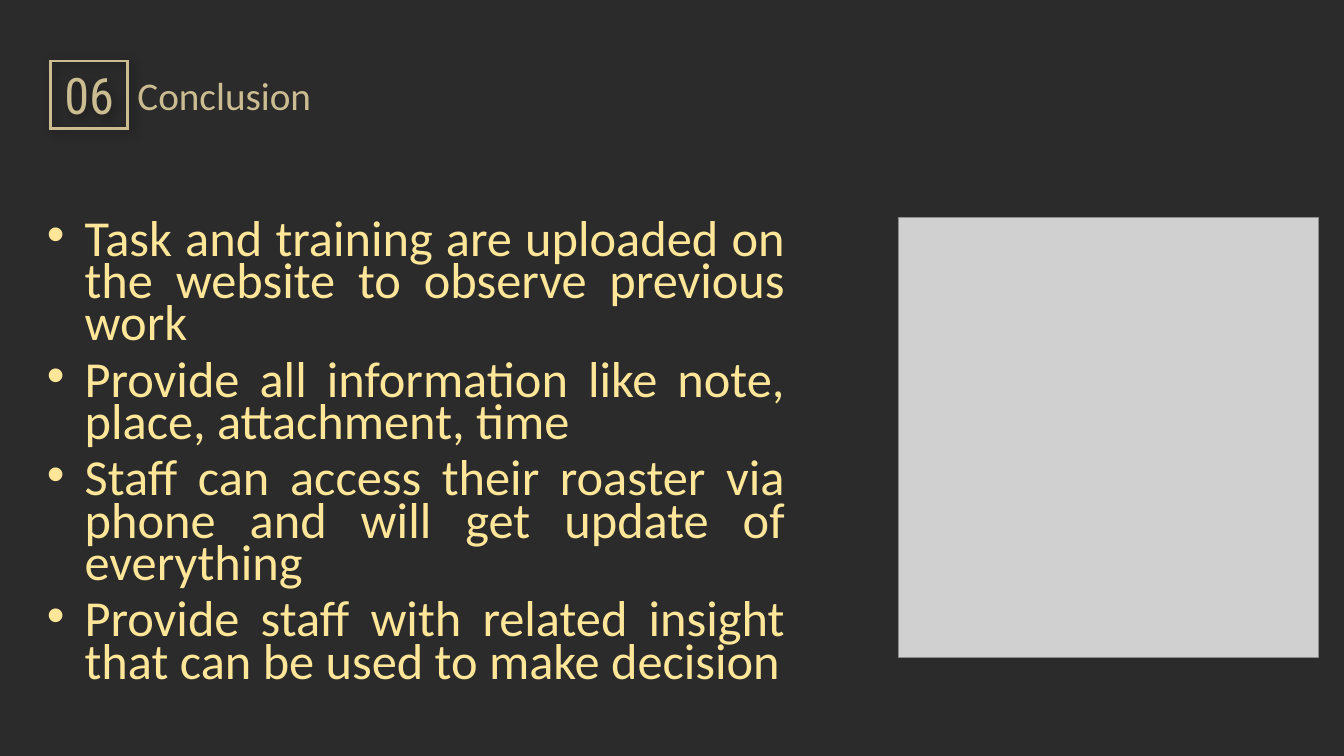
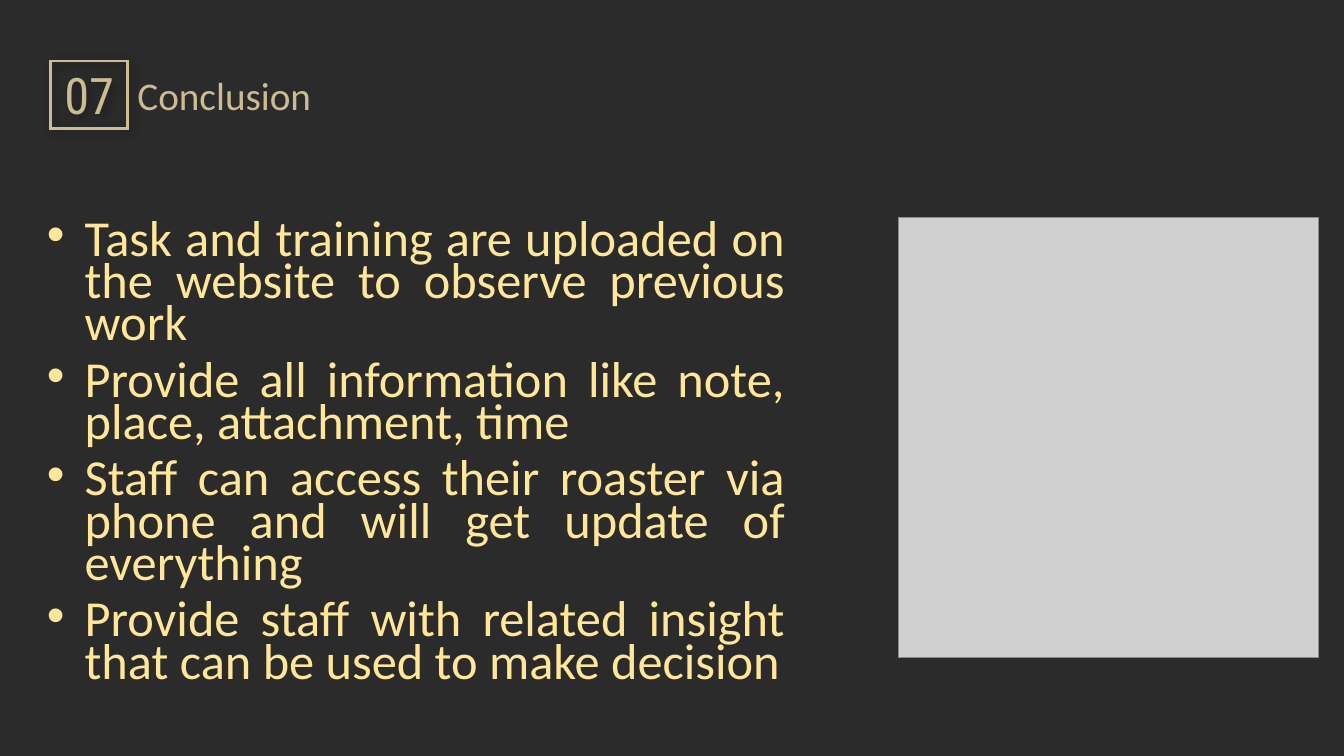
Before and after one commit to Ruixiaoke/Roster-Management-System, a slide deck: slide 12 of document/ppt.pptx (slide 10 before the commit). Drawn at 1344x756 pixels with LibreOffice and Linux fonts; fonts in the diff are those of the drawing; grey boxes stand for pictures; background and template pictures are left out; a plain dark background stands for a picture behind light text. Boxes give left, top, right and bottom in pixels: in the first picture for what was removed or moved away, otherwise in the second. Text is boxed around its words. In the diff, an @@ line names an element or a change of style, - is before the commit and + after.

```diff
--- a/document/ppt.pptx
+++ b/document/ppt.pptx
@@ text in rectangle at [64,77,114,115]: text changed @@
-06
+07
```
Also in this commit, not shown: 3 other slides changed, 2 slides added.
